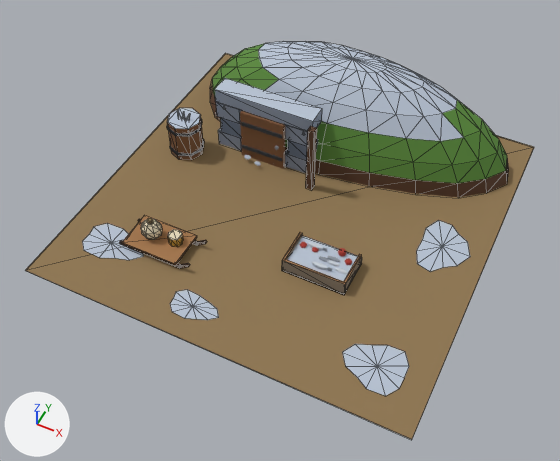
The glTF model raccoon/export/bld_cold_cellar_2x2.glb as it was, and as the next commit left it.
Camera for both pictures: a 50 mm lens placed at (1.15, -2.5, 2.88), pointed at (0.03, -0.26, 0.08). Every picture has the same lights, and +X, +Y and +Z are marked at lower left. The picture after the commit comes second. Mesh edges are drawn as thin lines on the coarser meshes. Where no turn or scale is listed for an object, it has been applied to the vertices. Vertices at exactly the same position are counted once.

Names of what the first picture shows: 'bld_cold_cellar_2x2', 'pr_door', 'pr_ice' and 3 more.
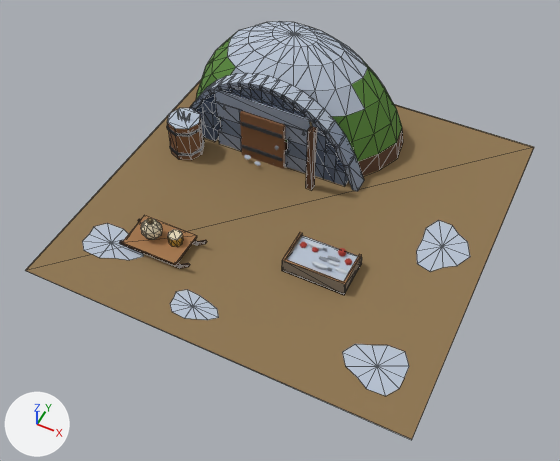
Changed parts and their boxes (x1, y1, x2, y2) in the pictures (560 x 461 px):
'bld_cold_cellar_2x2', reshaped
    before: (26, 41, 534, 440)
    after: (26, 21, 534, 440)
part 1 of me_bld_cold_cellar_2x2, added
    after: (249, 74, 270, 91)
part 2 of me_bld_cold_cellar_2x2, added
    after: (260, 76, 281, 94)
part 3 of me_bld_cold_cellar_2x2, added
    after: (271, 79, 292, 99)
part 4 of me_bld_cold_cellar_2x2, added
    after: (281, 84, 303, 106)
part 5 of me_bld_cold_cellar_2x2, rebuilt (30% narrower)
    before: (210, 41, 508, 197)
    after: (196, 21, 403, 176)
part 6 of me_bld_cold_cellar_2x2, added
    after: (190, 73, 364, 191)

The change in detail:
me_bld_cold_cellar_2x2 is used by ob_bld_cold_cellar_2x2; location (0.0, 0.0, 0.0).
me_bld_cold_cellar_2x2 had 510 vertices, 812 faces and spanned x -0.97..0.97, y -0.97..0.97, z 0.0..0.5.
me_bld_cold_cellar_2x2 now has 782 vertices, 1314 faces and spans x -0.97..0.97, y -0.97..0.97, z 0.0..0.6.
me_bld_cold_cellar_2x2 part 1: the loose piece of 8 vertices spanning x -0.59..-0.45, y 0.22..0.32, z 0.2..0.3 is copied, and the copy is scaled about its middle by (0.514, 0.9, 0.298), then moved by (0.17, -0.01, 0.23); it spans x -0.39..-0.31, y 0.22..0.31, z 0.46..0.5.
me_bld_cold_cellar_2x2 part 2: the loose piece of 8 vertices spanning x -0.59..-0.03, y 0.22..0.33, z 0.3..0.38 is copied, and the copy is scaled about its middle by (0.129, 0.818, 0.375), then moved by (0.02, -0.01, 0.14); it spans x -0.33..-0.25, y 0.22..0.31, z 0.46..0.5.
me_bld_cold_cellar_2x2 part 3: the loose piece of 8 vertices spanning x -0.59..-0.03, y 0.22..0.33, z 0.3..0.38 is copied, and the copy is scaled about its middle by (0.128, 0.818, 0.37), then moved by (0.08, -0.01, 0.13); it spans x -0.27..-0.19, y 0.22..0.31, z 0.45..0.49.
me_bld_cold_cellar_2x2 part 4: the loose piece of 8 vertices spanning x -0.59..-0.03, y 0.22..0.33, z 0.3..0.38 is copied, and the copy is scaled about its middle by (0.128, 0.818, 0.359), then moved by (0.14, -0.01, 0.12); it spans x -0.21..-0.13, y 0.22..0.31, z 0.44..0.49.
me_bld_cold_cellar_2x2 part 5: the loose piece of 141 vertices spanning x -0.88..0.92, y 0.25..0.97, z 0.0..0.5 is rebuilt with 141 vertices and now spans x -0.91..0.33, y 0.29..0.95, z 0.0..0.6.
me_bld_cold_cellar_2x2 part 6: 240 vertices added at x -0.82..0.24, y 0.14..0.31, z 0.0..0.49.
